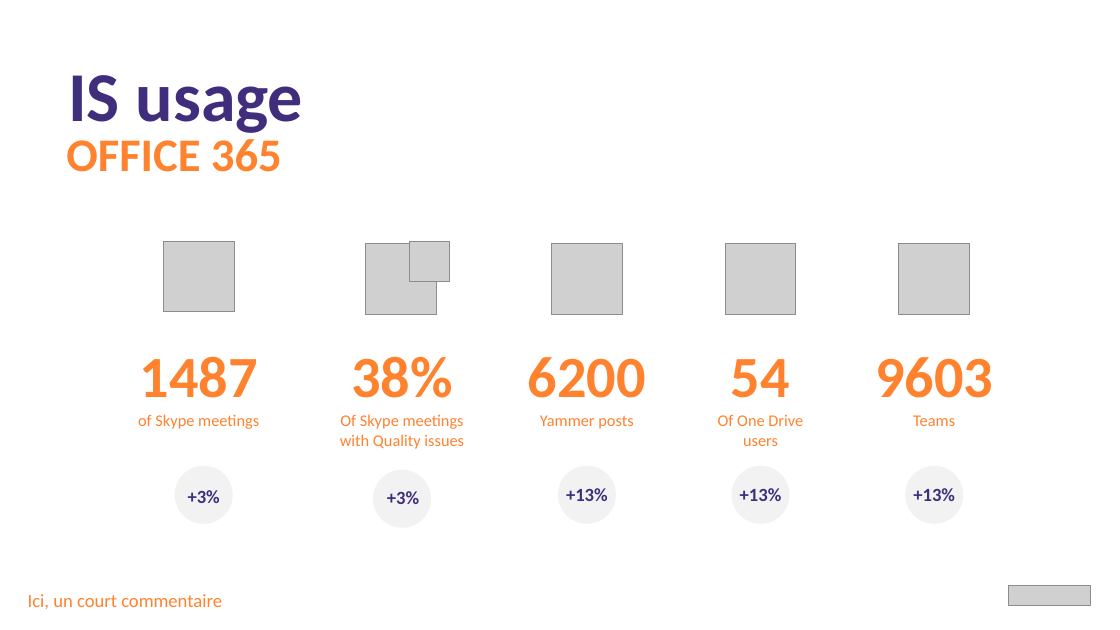
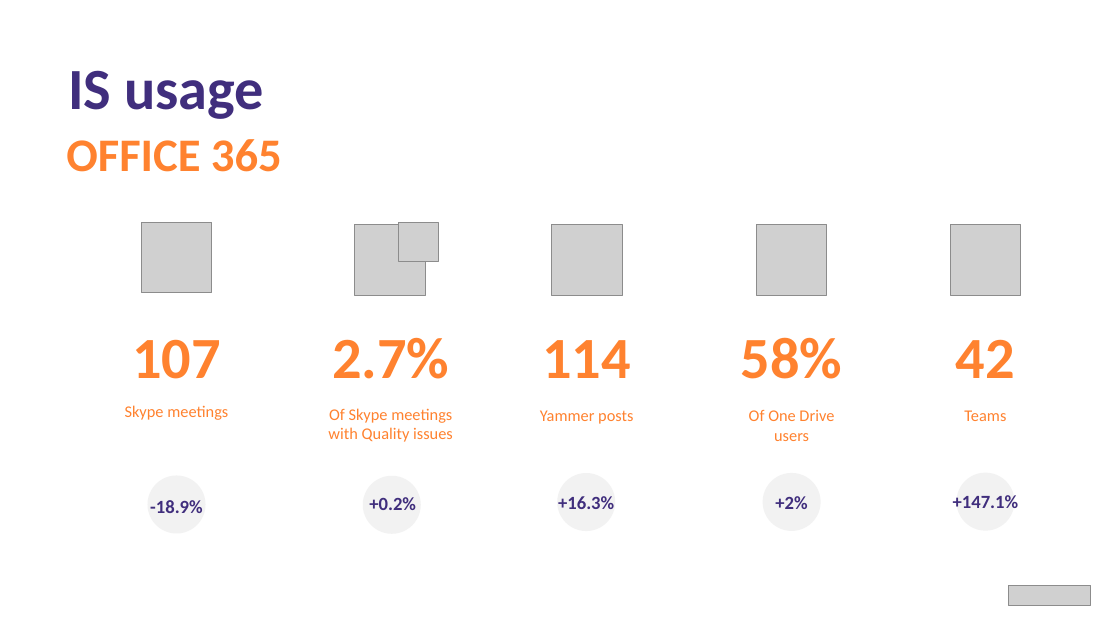
Before and after one commit to Jintus/powerpoint-generator, a slide deck: slide 12 of build/assets/KPI.pptx. Drawn at 1120x630 pixels with LibreOffice and Linux fonts; fonts in the diff are those of the drawing; grey boxes stand for pictures. Boxes give left, top, right and bottom in pixels: in the first picture for what was removed or moved away, otherwise in the second. Text is boxed around its words. In the diff, an @@ line names an element or a change of style, - is before the commit and + after.

```diff
--- a/build/assets/KPI.pptx
+++ b/build/assets/KPI.pptx
@@ text "IS usage" at (68, 70, 264, 119): size 60 to 50 pt @@
@@ picture: place and size @@
-picture at (164, 241, 234, 312)
+picture at (141, 222, 212, 292)
@@ picture: place and size @@
-picture at (366, 244, 437, 314)
+picture at (355, 224, 425, 295)
@@ picture: place and size @@
-picture at (409, 241, 450, 281)
+picture at (398, 222, 439, 262)
@@ picture: place and size @@
-picture at (552, 244, 623, 314)
+picture at (551, 224, 622, 295)
@@ picture: place and size @@
-picture at (725, 244, 796, 314)
+picture at (756, 224, 827, 295)
@@ picture: place and size @@
-picture at (899, 244, 970, 314)
+picture at (950, 224, 1021, 295)
@@ text at (132, 339, 221, 379): text changed @@
-1487
+107
@@ text at (332, 338, 449, 379): text changed @@
-38%
+2.7%
@@ text at (542, 340, 631, 378): text changed @@
-6200
+114
@@ text at (741, 337, 843, 379): text changed @@
-54
+58%
@@ text at (956, 339, 1015, 378): text changed @@
-9603
+42
@@ text at (125, 405, 228, 420): text changed @@
-of Skype meetings
+Skype meetings
@@ text "Of Skype meetings with Quality ...": place and size @@
-text "Of Skype meetings with Quality ..." at (340, 414, 464, 449)
+text "Of Skype meetings with Quality ..." at (328, 408, 453, 442)
@@ text "Yammer posts": place and size @@
-text "Yammer posts" at (540, 415, 633, 429)
+text "Yammer posts" at (540, 410, 633, 424)
@@ text "Of One Drive users": place and size @@
-text "Of One Drive users" at (718, 415, 803, 446)
+text "Of One Drive users" at (749, 410, 834, 441)
@@ text "Teams": place and size @@
-text "Teams" at (913, 415, 955, 426)
+text "Teams" at (964, 410, 1006, 421)
@@ ellipse: place and size @@
-ellipse at (175, 465, 233, 523)
+ellipse at (148, 476, 206, 534)
@@ ellipse: place and size @@
-ellipse at (373, 470, 431, 528)
+ellipse at (363, 476, 421, 534)
@@ ellipse: place and size @@
-ellipse at (558, 465, 616, 523)
+ellipse at (557, 473, 615, 531)
@@ ellipse: place and size @@
-ellipse at (732, 465, 790, 523)
+ellipse at (763, 473, 821, 531)
@@ ellipse: place and size @@
-ellipse at (906, 465, 964, 523)
+ellipse at (957, 473, 1015, 531)
@@ text added at (150, 500, 203, 513), 16 pt, text #402E7D, bold @@
+-18.9%
@@ text removed at (183, 490, 215, 496) @@
-+3%
@@ text removed at (188, 490, 220, 503) @@
-+3%
@@ text added at (369, 497, 416, 510), 16 pt, text #402E7D, bold @@
++0.2%
@@ text at (558, 496, 614, 509): text changed @@
-+3%
++16.3%
@@ text removed at (566, 488, 608, 501) @@
-+13%
@@ text removed at (740, 488, 782, 501) @@
-+13%
@@ text added at (775, 496, 807, 509), 16 pt, text #402E7D, bold @@
++2%
@@ text removed at (913, 488, 955, 501) @@
-+13%
@@ text added at (953, 495, 1019, 508), 16 pt, text #402E7D, bold @@
++147.1%
@@ text removed at (28, 594, 222, 609) @@
-Ici, un court commentaire
```
Also in this commit, not shown: 11 other slides changed, 1 slide added, 12 other files.
